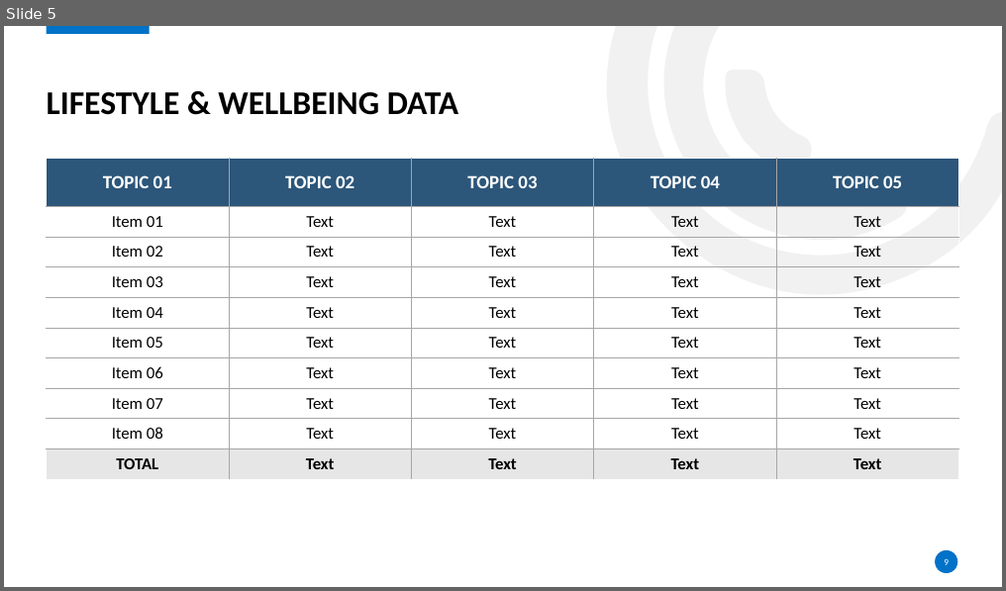
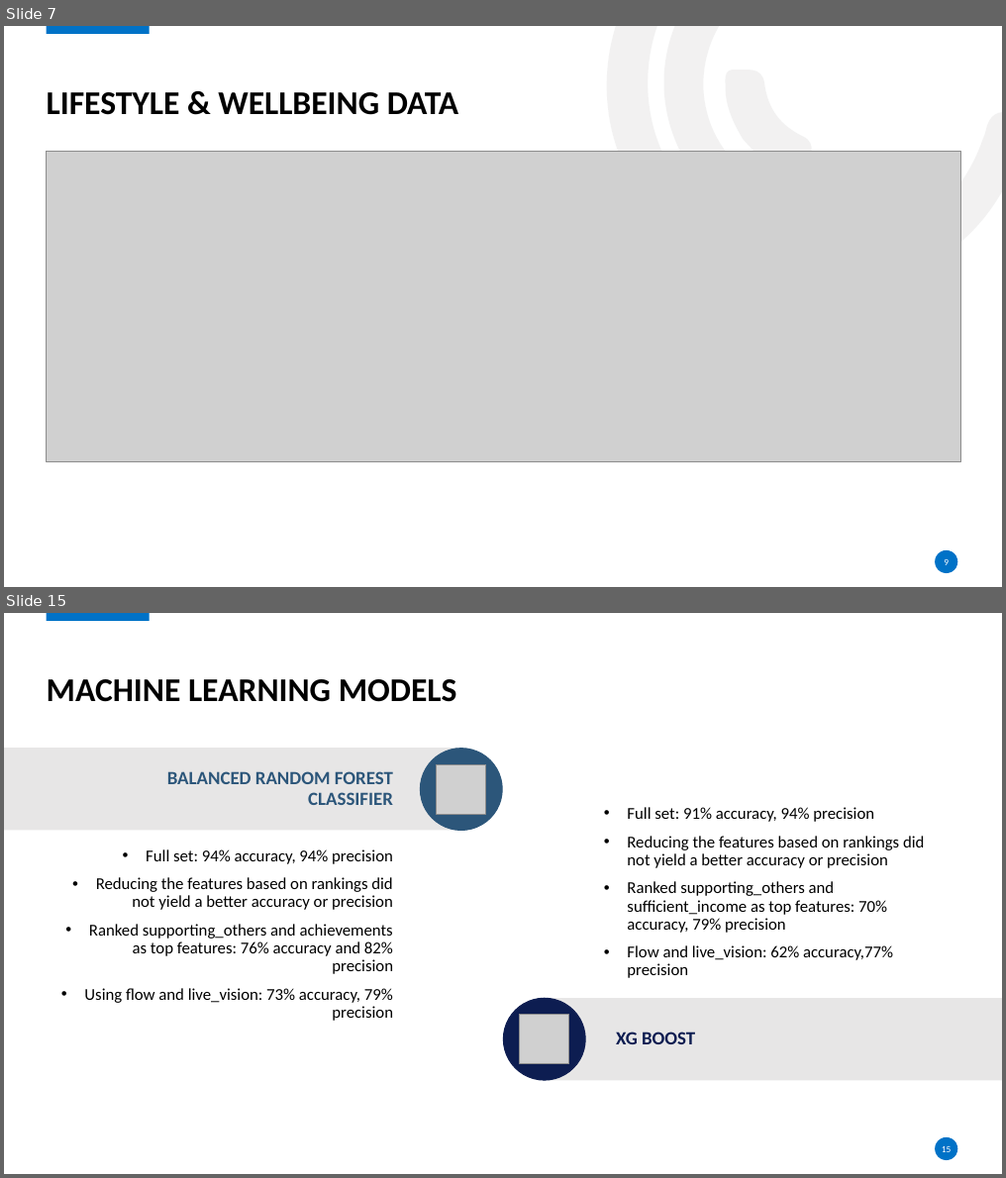
Before and after one commit to crystdang/DABC-final-g5, a slide deck: slide_deck/final-project-presentation.pptx. Shown one above the other, each under a label of ours: slide 5 before the commit, slides 7 and 15 after it; the slides between them are not shown. The pictures are 1006x591 and 1006x1178 pixels, drawn with LibreOffice and Linux fonts; fonts in the diff are those of the drawing; grey boxes stand for pictures; background and template pictures are left out. Boxes give left, top, right and bottom in pixels: in the first picture for what was removed or moved away, otherwise in the second. Text is boxed around its words. In the diff, an @@ line names an element or a change of style, - is before the commit and + after.

```diff
--- a/slide_deck/final-project-presentation.pptx
+++ b/slide_deck/final-project-presentation.pptx
@@ slide 15 added at <box>4,613,1002,1174</box>, background #FFFFFF; not listed: 2 template elements that a slide beside it also shows @@
@@ title added at <box>47,679,457,702</box>, 32 pt, text #000000, bold @@
+MACHINE LEARNING MODELS
@@ rectangle added at <box>4,748,464,830</box>, fill #E7E6E6 @@
@@ ellipse added at <box>420,749,503,831</box>, fill #2C567A, outline #2C567A 1 pt @@
@@ text added at <box>167,771,393,805</box>, 18 pt, text #2C567A, bold @@
+BALANCED RANDOM FOREST CLASSIFIER
@@ picture added at <box>437,764,486,814</box> @@
@@ text added at <box>627,807,924,978</box>, 16 pt, text #000000 @@
+• Full set: 91% accuracy, 94% precision
+• Reducing the features based on rankings did not yield a better accuracy or precision
+• Ranked supporting_others and sufficient_income as top features: 70% accuracy, 79% precision
+• Flow and live_vision: 62% accuracy,77% precision
@@ text added at <box>84,877,393,1021</box>, 16 pt, text #000000 @@
+• Full set: 94% accuracy, 94% precision
+• Reducing the features based on rankings did not yield a better accuracy or precision
+• Ranked supporting_others and achievements as top features: 76% accuracy and 82% precision
+• Using flow and live_vision: 73% accuracy, 79% precision
@@ ellipse added at <box>503,998,586,1081</box>, fill #0D1D51, outline #0D1D51 1 pt @@
@@ rectangle added at <box>545,998,1002,1081</box>, fill #E7E6E6 @@
@@ picture added at <box>520,1015,569,1064</box> @@
@@ text added at <box>616,1032,695,1045</box>, 18 pt, text #0D1D51, bold @@
+XG BOOST
@@ rectangle added at <box>34,1118,132,1162</box>, fill #FFFFFF, outline #FFFFFF 1 pt @@
@@ page number added at <box>942,1147,951,1153</box>, 9 pt, text #FFFFFF @@
+15
@@ what was slide 5 is now slide 7 @@
@@ slide 7 changed as well @@
@@ table removed at <box>46,158,959,479</box>, 10 rows, 5 columns @@
-TOPIC 01 | TOPIC 02 | TOPIC 03 | TOPIC 04 | TOPIC 05
-Item 01 | Text | Text | Text | Text
-Item 02 | Text | Text | Text | Text
-Item 03 | Text | Text | Text | Text
-Item 04 | Text | Text | Text | Text
-Item 05 | Text | Text | Text | Text
-Item 06 | Text | Text | Text | Text
-Item 07 | Text | Text | Text | Text
-Item 08 | Text | Text | Text | Text
-TOTAL | Text | Text | Text | Text
@@ picture added at <box>46,152,960,463</box> @@
```
Also in this commit, not shown: 5 other slides changed, 11 other slides added, 5 slides removed.
